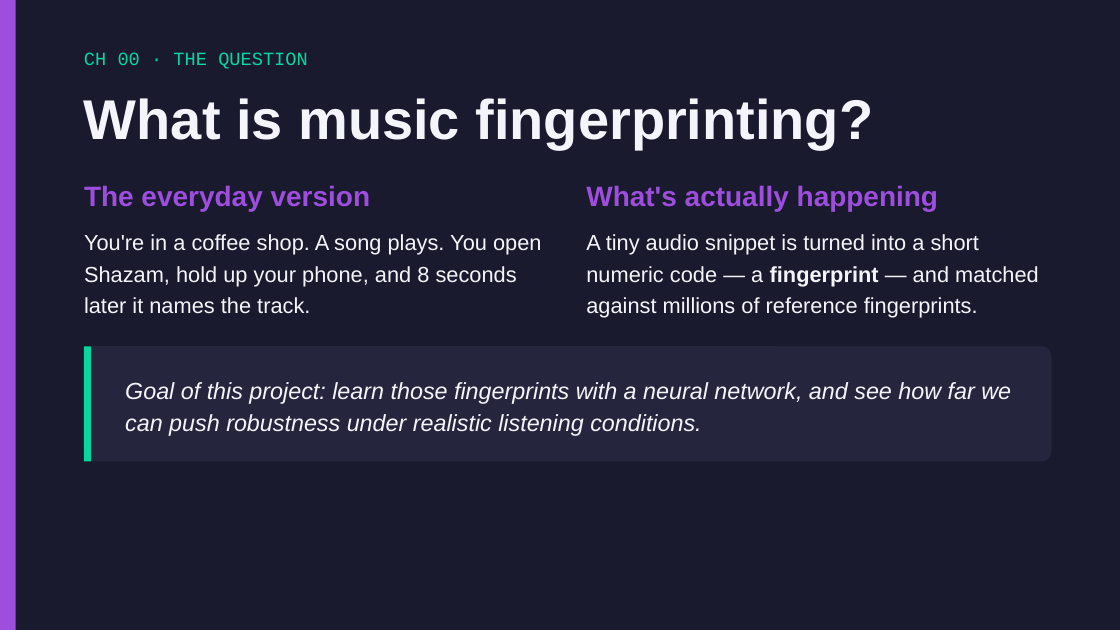
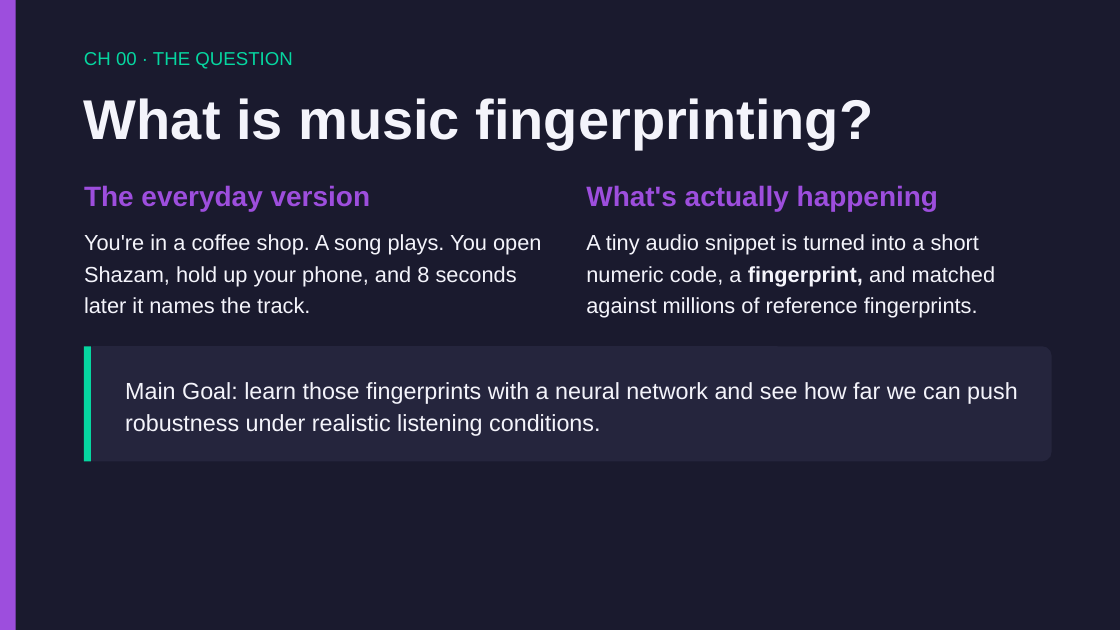
Before and after one commit to Ari-S-123/transformer-fingerprinting, a slide deck: slide 2 of Transformer-Fingerprinting-Presentation.pptx. Drawn at 1120x630 pixels with LibreOffice and Linux fonts; fonts in the diff are those of the drawing. Boxes give left, top, right and bottom in pixels: in the first picture for what was removed or moved away, otherwise in the second. Text is boxed around its words. In the diff, an @@ line names an element or a change of style, - is before the commit and + after.

```diff
--- a/Transformer-Fingerprinting-Presentation.pptx
+++ b/Transformer-Fingerprinting-Presentation.pptx
@@ text "CH 00 · THE QUESTION" at <box>84,52,292,69</box>: font Courier New to Arial @@
@@ text at <box>586,234,996,318</box>: text changed @@
-A tiny audio snippet is turned into a short numeric code — a fingerprint — and matched against millions of reference fingerprints.
+A tiny audio snippet is turned into a short numeric code, a fingerprint, and matched against millions of reference fingerprints.
@@ text at <box>125,382,1018,436</box>: text changed; italic off @@
-Goal of this project: learn those fingerprints with a neural network, and see how far we can push robustness under realistic listening conditions.
+Main Goal: learn those fingerprints with a neural network and see how far we can push robustness under realistic listening conditions.
```
Also in this commit, not shown: 17 other slides changed.
